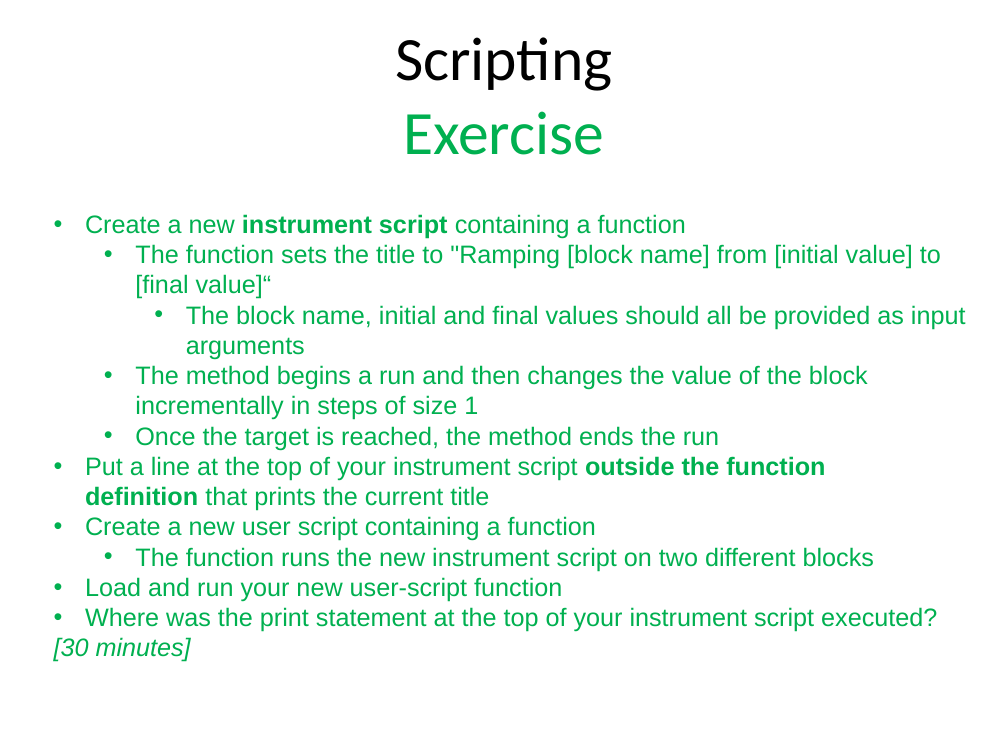
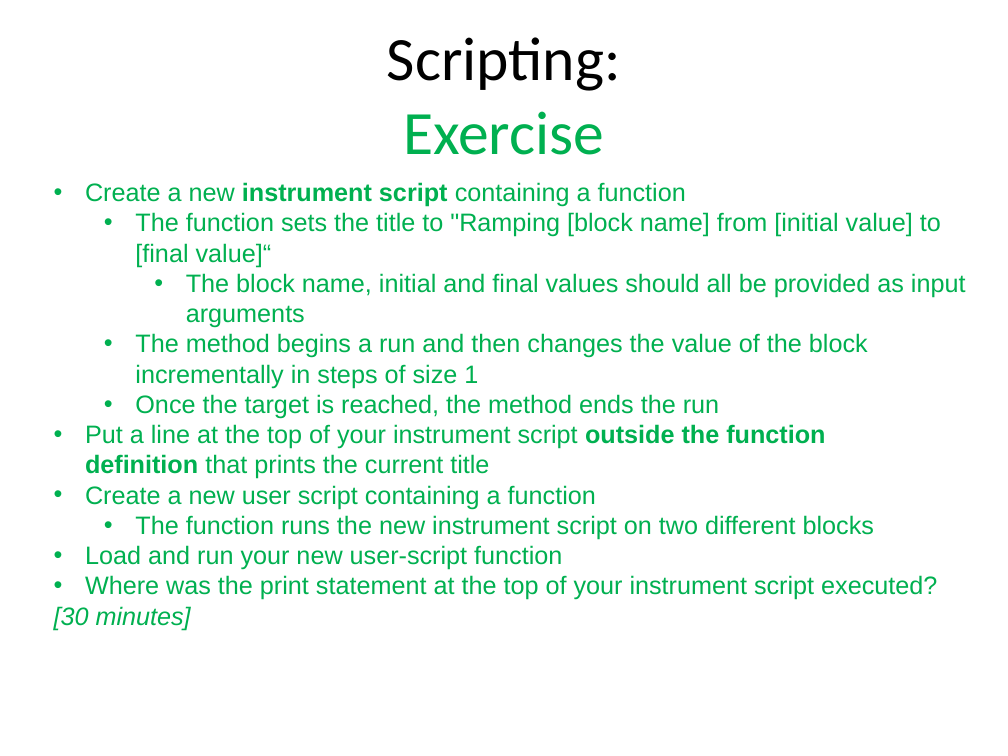
Before and after one commit to ISISComputingGroup/ibex_user_manual, a slide deck: slide 25 of genie_python_and_ibex/genie_python_and_ibex.pptx (slide 24 before the commit). Drawn at 1008x756 pixels with LibreOffice and Linux fonts; fonts in the diff are those of the drawing; background and template pictures are left out. Boxes give left, top, right and bottom in pixels: in the first picture for what was removed or moved away, otherwise in the second. Text is boxed around its words. In the diff, an @@ line names an element or a change of style, - is before the commit and + after.

```diff
--- a/genie_python_and_ibex/genie_python_and_ibex.pptx
+++ b/genie_python_and_ibex/genie_python_and_ibex.pptx
@@ title at <box>387,37,621,155</box>: text changed @@
-Scripting
-Exercise
+Scripting:
+Exercise
@@ text "Create a new instrument script ...": place and size @@
-text "Create a new instrument script ..." at <box>54,214,966,662</box>
+text "Create a new instrument script ..." at <box>54,182,966,630</box>
```
Also in this commit, not shown: 14 other slides changed, 3 slides added, 1 slide removed.
